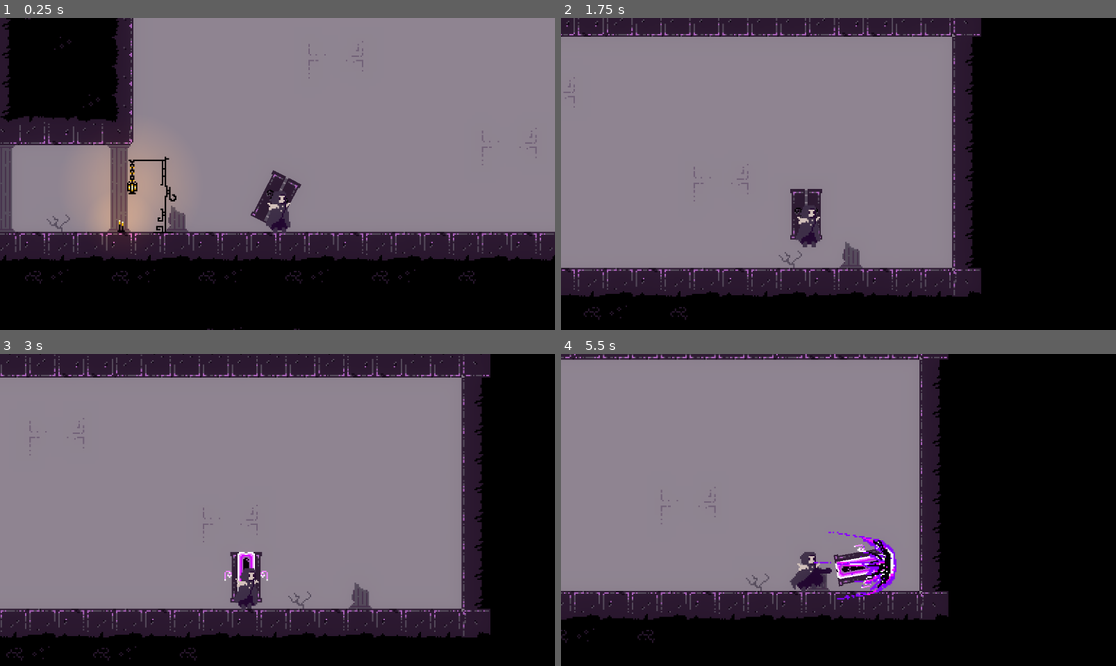
Above: before the commit, frames 1-4 (two rows, left to right).
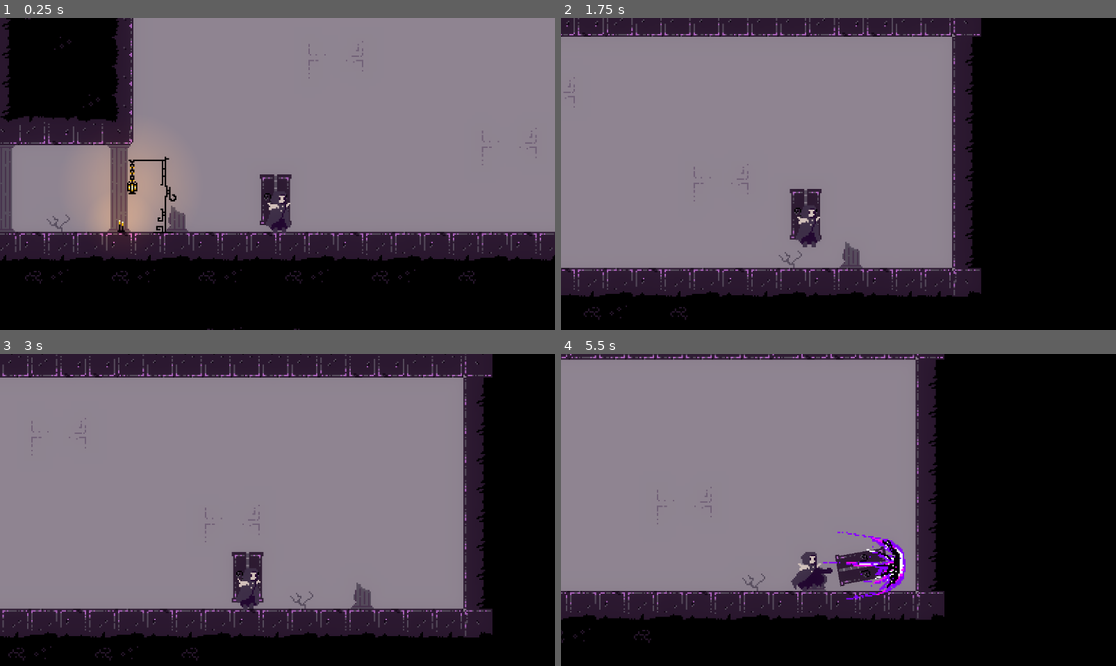
Above: after the commit, the same moments.

Repository: tewly27/Doorgeon
Game: Godot game, scene res://main.tscn
Same seed, same stepped clock (60 frames per second), same inputs: the game is played once before the commit and once after it.
Inputs (mouse positions are in pixels of both pictures, inside the frame that each line leads up to):
- Up to frame 1 (0.25 s): no input
- Up to frame 2 (1.75 s): move the mouse to (960, 158) at 0.52 s; hold D (move_right) from 0.53 s (still down); click (960, 158) at 0.6 s; tap Space (jump) at 0.77, 1.52 s; move the mouse to (727, 189) at 1.27 s; click (727, 189) at 1.35 s
- Up to frame 3 (3 s): move the mouse to (333, 441) at 2.02 s; release D (move_right) at 2.03 s; hold A (move_left) 2.03-2.78 s; tap S (look_down) at 2.1 s; click (333, 441) at 2.3 s; move the mouse to (249, 572) at 2.77 s; hold D (move_right) from 2.78 s (still down); tap W (look_up) at 2.85 s
- Up to frame 4 (5.5 s): tap Space (jump) at 3.02, 3.77, 4.52 s; click (810, 572) at 3.05 s; move the mouse to (1005, 556) at 3.52 s; click (1005, 556) at 3.6 s; move the mouse to (672, 463) at 4.27 s; release D (move_right) at 4.28 s; hold A (move_left) 4.28-5.03 s; click (672, 463) at 4.35 s; move the mouse to (866, 510) at 5.02 s; hold D (move_right) from 5.03 s (still down); tap S (look_down) at 5.1 s; click (866, 510) at 5.3 s

The runs differ from the first frame. In frame 1, 0.4% of the frame differs, in the area x 45-55%, y 48-67%; in frame 2, less than 0.1%; in frame 3, 4.7%, in the area x 0-89%, y 0-99%; in frame 4, 4.6%.

Commit message:
2nd attack animation

Diff:
--- a/scenes/player/player.tscn
+++ b/scenes/player/player.tscn
@@ -36,7 +36,7 @@
 "times": PackedFloat32Array(0),
 "transitions": PackedFloat32Array(1),
 "update": 0,
-"values": [0.469686]
+"values": [0.0]
 }
 tracks/2/type = "value"
 tracks/2/imported = false
@@ -49,6 +49,30 @@
 "transitions": PackedFloat32Array(1),
 "update": 1,
 "values": [4]
+}
+tracks/3/type = "value"
+tracks/3/imported = false
+tracks/3/enabled = true
+tracks/3/path = NodePath("Smoothing2D/Attack1Effect:position")
+tracks/3/interp = 1
+tracks/3/loop_wrap = true
+tracks/3/keys = {
+"times": PackedFloat32Array(0),
+"transitions": PackedFloat32Array(1),
+"update": 0,
+"values": [Vector2(133.333, -83)]
+}
+tracks/4/type = "value"
+tracks/4/imported = false
+tracks/4/enabled = true
+tracks/4/path = NodePath("Smoothing2D/Door2:frame")
+tracks/4/interp = 1
+tracks/4/loop_wrap = true
+tracks/4/keys = {
+"times": PackedFloat32Array(0),
+"transitions": PackedFloat32Array(1),
+"update": 1,
+"values": [0]
 }
 
 [sub_resource type="Animation" id="Animation_53b1p"]
@@ -78,7 +102,7 @@
 "times": PackedFloat32Array(0.1, 0.15, 0.3),
 "transitions": PackedFloat32Array(1, 1, 1),
 "update": 0,
-"values": [Vector2(-3, -88), Vector2(129, -72), Vector2(-2, -87)]
+"values": [Vector2(-3, -88), Vector2(129, -72), Vector2(-3, -87)]
 }
 tracks/2/type = "value"
 tracks/2/imported = false
@@ -114,7 +138,19 @@
 "times": PackedFloat32Array(0.15, 0.4),
 "transitions": PackedFloat32Array(1, 1),
 "update": 0,
-"values": [Vector2(84.94, -83), Vector2(93.45, -83)]
+"values": [Vector2(100, -83), Vector2(150, -83)]
+}
+tracks/5/type = "value"
+tracks/5/imported = false
+tracks/5/enabled = true
+tracks/5/path = NodePath("Smoothing2D/Attack1Effect:rotation")
+tracks/5/interp = 1
+tracks/5/loop_wrap = true
+tracks/5/keys = {
+"times": PackedFloat32Array(0.1, 0.15, 0.4),
+"transitions": PackedFloat32Array(1, 1, 1),
+"update": 0,
+"values": [0.0, 0.0, 0.0]
 }
 
 [sub_resource type="Animation" id="Animation_vr4m0"]
@@ -197,7 +233,7 @@
 }
 tracks/1/type = "value"
 tracks/1/imported = false
-tracks/1/enabled = true
+tracks/1/enabled = false
 tracks/1/path = NodePath("Smoothing2D/Door2:frame")
 tracks/1/interp = 1
 tracks/1/loop_wrap = true
@@ -208,10 +244,89 @@
 "values": [0, 1, 1]
 }
 
+[sub_resource type="Animation" id="Animation_bcruj"]
+resource_name = "attack1_2"
+length = 0.4
+loop_mode = 1
+step = 0.05
+tracks/0/type = "value"
+tracks/0/imported = false
+tracks/0/enabled = true
+tracks/0/path = NodePath("Smoothing2D/sprite:frame")
+tracks/0/interp = 1
+tracks/0/loop_wrap = true
+tracks/0/keys = {
+"times": PackedFloat32Array(0, 0.05, 0.1, 0.15, 0.2, 0.25, 0.3),
+"transitions": PackedFloat32Array(1, 1, 1, 1, 1, 1, 1),
+"update": 1,
+"values": [20, 22, 24, 26, 28, 29, 20]
+}
+tracks/1/type = "value"
+tracks/1/imported = false
+tracks/1/enabled = true
+tracks/1/path = NodePath("Smoothing2D/Door2:position")
+tracks/1/interp = 1
+tracks/1/loop_wrap = true
+tracks/1/keys = {
+"times": PackedFloat32Array(0.1, 0.15, 0.3),
+"transitions": PackedFloat32Array(1, 1, 1),
+"update": 0,
+"values": [Vector2(-3, -88), Vector2(-126, -72), Vector2(-3, -87)]
+}
+tracks/2/type = "value"
+tracks/2/imported = false
+tracks/2/enabled = true
+tracks/2/path = NodePath("Smoothing2D/Door2:rotation")
+tracks/2/interp = 1
+tracks/2/loop_wrap = true
+tracks/2/keys = {
+"times": PackedFloat32Array(0.1, 0.15, 0.3),
+"transitions": PackedFloat32Array(1, 1, 1),
+"update": 0,
+"values": [0.0, 1.57003, 0.0]
+}
+tracks/3/type = "value"
+tracks/3/imported = false
+tracks/3/enabled = true
+tracks/3/path = NodePath("Smoothing2D/Attack1Effect:frame")
+tracks/3/interp = 1
+tracks/3/loop_wrap = true
+tracks/3/keys = {
+"times": PackedFloat32Array(0.15, 0.2, 0.25, 0.3, 0.35),
+"transitions": PackedFloat32Array(1, 1, 1, 1, 1),
+"update": 1,
+"values": [0, 1, 1, 3, 4]
+}
+tracks/4/type = "value"
+tracks/4/imported = false
+tracks/4/enabled = true
+tracks/4/path = NodePath("Smoothing2D/Attack1Effect:position")
+tracks/4/interp = 1
+tracks/4/loop_wrap = true
+tracks/4/keys = {
+"times": PackedFloat32Array(0.15, 0.4),
+"transitions": PackedFloat32Array(1, 1),
+"update": 0,
+"values": [Vector2(-100, -70), Vector2(-150, -70)]
+}
+tracks/5/type = "value"
+tracks/5/imported = false
+tracks/5/enabled = true
+tracks/5/path = NodePath("Smoothing2D/Attack1Effect:rotation")
+tracks/5/interp = 1
+tracks/5/loop_wrap = true
+tracks/5/keys = {
+"times": PackedFloat32Array(0.1, 0.15),
+"transitions": PackedFloat32Array(1, 1),
+"update": 0,
+"values": [3.14159, 3.14159]
+}
+
 [sub_resource type="AnimationLibrary" id="AnimationLibrary_x45jy"]
 _data = {
 "RESET": SubResource("Animation_wxsvn"),
 "attack1": SubResource("Animation_53b1p"),
+"attack1_2": SubResource("Animation_bcruj"),
 "idle": SubResource("Animation_vr4m0"),
 "jump_down": SubResource("Animation_kln1k"),
 "jump_up": SubResource("Animation_x78po"),
@@ -253,7 +368,6 @@
 
 [node name="Door2" type="Sprite2D" parent="Smoothing2D"]
 position = Vector2(-4, -88)
-rotation = 0.469686
 scale = Vector2(3, 3)
 texture = ExtResource("4_ylbgg")
 hframes = 3
@@ -264,10 +378,10 @@
 texture = ExtResource("3_vqx7t")
 hframes = 19
 vframes = 4
-frame = 22
+frame = 1
 
 [node name="Attack1Effect" type="Sprite2D" parent="Smoothing2D"]
-position = Vector2(90.6133, -83)
+position = Vector2(133.333, -83)
 scale = Vector2(3, 3)
 texture = ExtResource("5_cafkq")
 hframes = 5
--- a/scripts/player/player.gd
+++ b/scripts/player/player.gd
@@ -31,16 +31,24 @@
 	var tween = get_tree().create_tween()
 
 	tween.tween_property(self,"velocity:x",direction*speed,acceleration_time)
-
+	if !$Smoothing2D/sprite.flip_h and Input.is_action_just_pressed("move_left"):
+		velocity.x = 0
+	if $Smoothing2D/sprite.flip_h and Input.is_action_just_pressed("move_right"):
+		velocity.x = 0
 	move_and_slide()
 	if Input.is_action_just_pressed("attack1") and $AttackTimer.time_left == 0:
 		velocity.y += jump_velocity
+		attacking = true
 		$AttackTimer.start()
-
+	if $AttackTimer.time_left == 0:
+		attacking = false
 
 	#animation
-	if $AttackTimer.time_left != 0:
-		$AnimationPlayer.play("attack1")
+	if attacking:
+		if !$Smoothing2D/sprite.flip_h:
+			$AnimationPlayer.play("attack1")
+		else :
+			$AnimationPlayer.play("attack1_2")
 		return
 	if direction > 0:
 		$Smoothing2D/sprite.flip_h = false
Not shown: 1 places in scenes/player/player.tscn that only renumber resources
